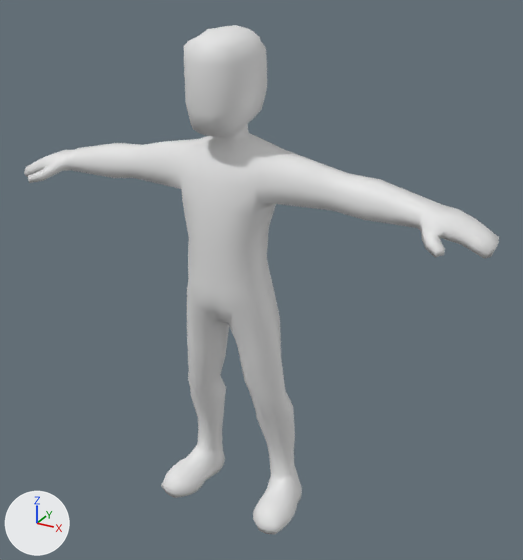
An edit to the glTF model crates/client/assets/characters/characterLargeMale.glb, drawn before and after from the same camera.
The view is the same before and after, from a 50 mm lens placed at (2.11, -3.53, 3.41), pointed at (0.15, 0.05, 1.62). The lights are fixed; the arrows at lower left show +X, +Y and +Z. The older version comes first.

Script lines for the objects in view, before the commit:
```python
mat_skin = bpy.data.materials.new('skin')
mat_skin.use_nodes = True; mat_skin.node_tree.nodes.clear()
_N = mat_skin.node_tree.nodes; _L = mat_skin.node_tree.links
n0 = _N.new('ShaderNodeBsdfPrincipled'); n0.name = 'Principled BSDF'
n1 = _N.new('ShaderNodeOutputMaterial'); n1.name = 'Material Output'
n2 = _N.new('ShaderNodeMix'); n2.name = 'Mix'
n2.data_type = 'RGBA'
n2.blend_type = 'MULTIPLY'
n2.inputs[0].default_value = 1.0  # 'Factor'
n2.inputs[7].default_value = (0.8, 0.8, 0.8, 1.0)  # 'B', white #e7e7e7
n3 = _N.new('ShaderNodeVertexColor'); n3.name = 'Color Attribute'
_L.new(n0.outputs[0], n1.inputs[0])  # 'BSDF' to 'Surface'
_L.new(n2.outputs[2], n0.inputs[0])  # 'Result' to 'Base Color'
_L.new(n3.outputs[0], n2.inputs[6])  # 'Color' to 'A'
me_characterlargemale = bpy.data.meshes.new('characterLargeMale')
me_characterlargemale.from_pydata(...)  # 888 vertices, 1772 faces; spans x -1.53..1.53, y -0.35..0.21, z 0.01..3.09
me_characterlargemale.materials.append(mat_skin)
ob_characterlargemale = bpy.data.objects.new('characterLargeMale', me_characterlargemale)
ob_characterlargemale.location = (0.0, 0.0, 0.0)
```
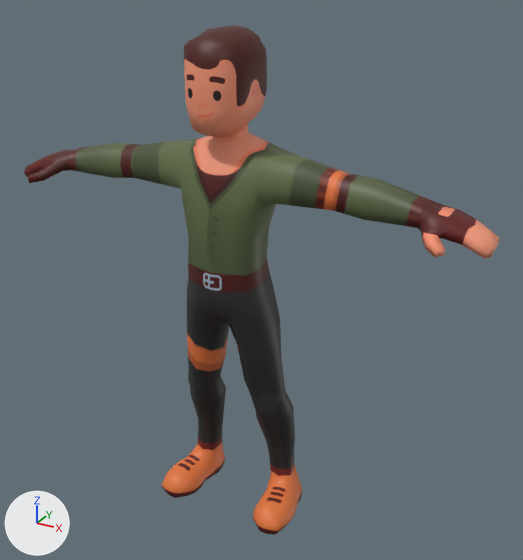
Location of each change, [x1, y1, x2, y2] in pixels of the pictures (523 x 560 px):
'characterLargeMale', surface changed (darker): [24, 25, 499, 535] in both

Diff of the bpy script that builds the scene:
```diff
--- a/crates/client/assets/characters/characterLargeMale.glb.py
+++ b/crates/client/assets/characters/characterLargeMale.glb.py
@@ img_fantasymaleb @@
+img_fantasymaleb = load_image('fantasyMaleB', '_unpacked/fantasyMaleB', 1024, 1024, 'sRGB')
@@ mat_skin @@
 n2 = _N.new('ShaderNodeMix'); n2.name = 'Mix'
 n2.inputs[0].default_value = 1.0  # 'Factor'
-n2.inputs[7].default_value = (0.8, 0.8, 0.8, 1.0)  # 'B', white #e7e7e7
 n3 = _N.new('ShaderNodeVertexColor'); n3.name = 'Color Attribute'
+n4 = _N.new('ShaderNodeTexImage'); n4.name = 'Image Texture'
+n4.image = img_fantasymaleb
 _L.new(n0.outputs[0], n1.inputs[0])  # 'BSDF' to 'Surface'
 _L.new(n2.outputs[2], n0.inputs[0])  # 'Result' to 'Base Color'
-_L.new(n3.outputs[0], n2.inputs[6])  # 'Color' to 'A'
+_L.new(n3.outputs[0], n2.inputs[7])  # 'Color' to 'B'
+_L.new(n4.outputs[0], n2.inputs[6])  # 'Color' to 'A'
```
